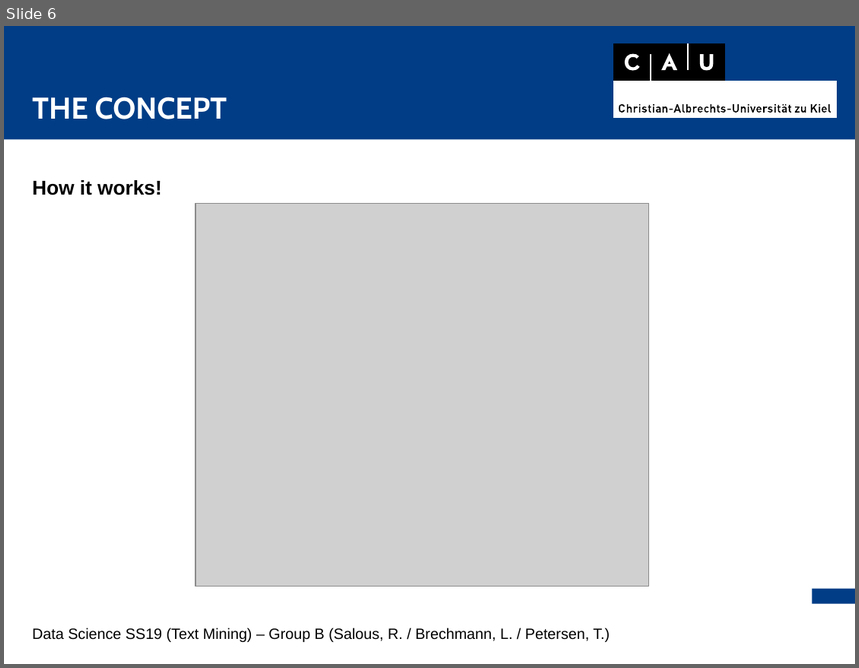
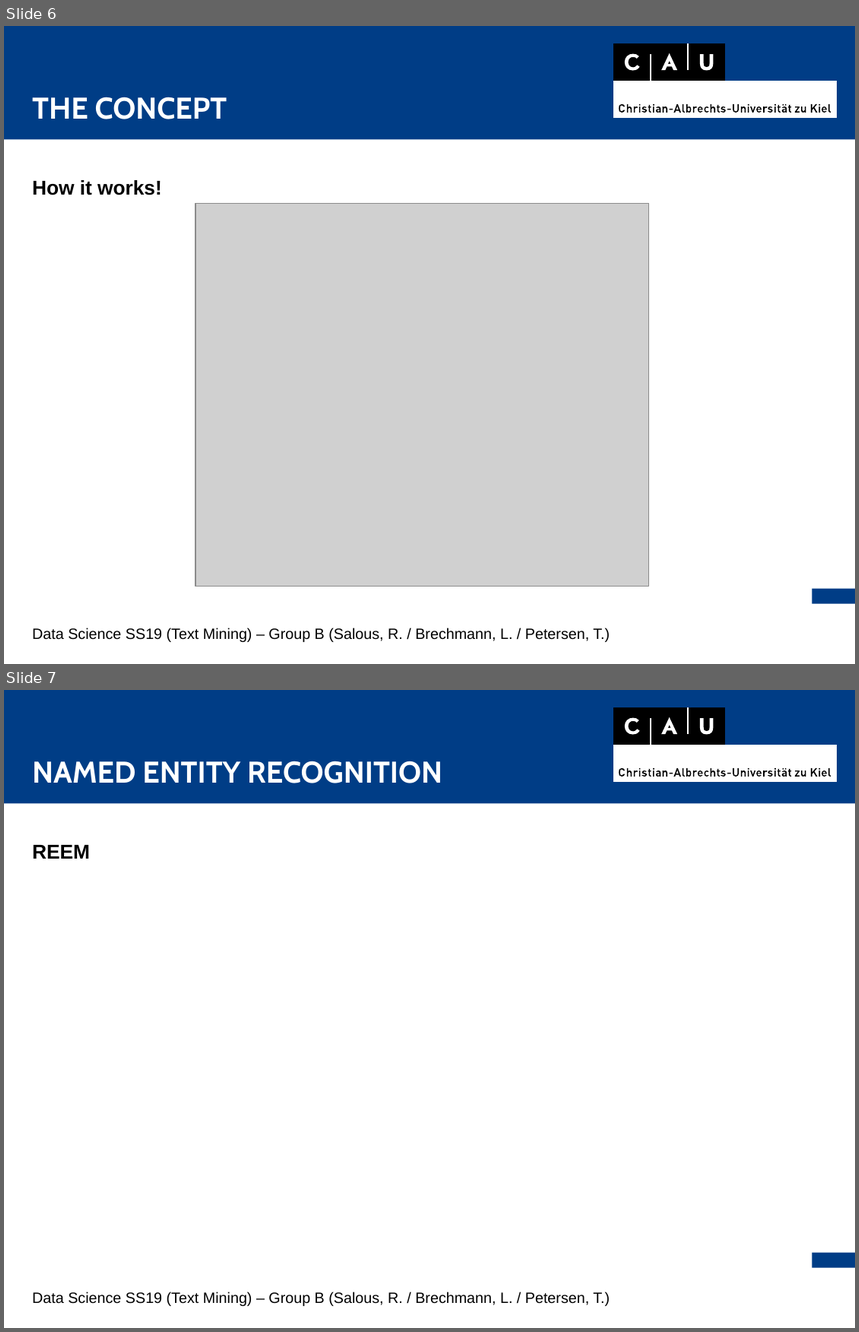
Before and after one commit to thorge/concept-ranking, a slide deck: presentation/pres.odp. Shown one above the other, each under a label of ours: slide 6 before the commit, slides 6 and 7 after it. The pictures are 859x668 and 859x1332 pixels, drawn with LibreOffice and Linux fonts; fonts in the diff are those of the drawing; grey boxes stand for pictures. Boxes give left, top, right and bottom in pixels: in the first picture for what was removed or moved away, otherwise in the second. Text is boxed around its words. In the diff, an @@ line names an element or a change of style, - is before the commit and + after.

```diff
--- a/presentation/pres.odp
+++ b/presentation/pres.odp
@@ slide 7 added at bbox=[4, 690, 855, 1328], background #FFFFFF; not listed: 10 template elements that a slide beside it also shows @@
@@ text added at bbox=[32, 761, 443, 783], 24 pt, text #FFFFFF, bold @@
+NAMED ENTITY RECOGNITION
@@ text added at bbox=[32, 845, 90, 859], 16 pt, text #000000, bold @@
+REEM
@@ text added at bbox=[32, 1292, 610, 1306], 12 pt, text #000000 @@
+Data Science SS19 (Text Mining) – Group B (Salous, R. / Brechmann, L. / Petersen, T.)
```
Also in this commit, not shown: 2 slides changed, 3 other slides added.
